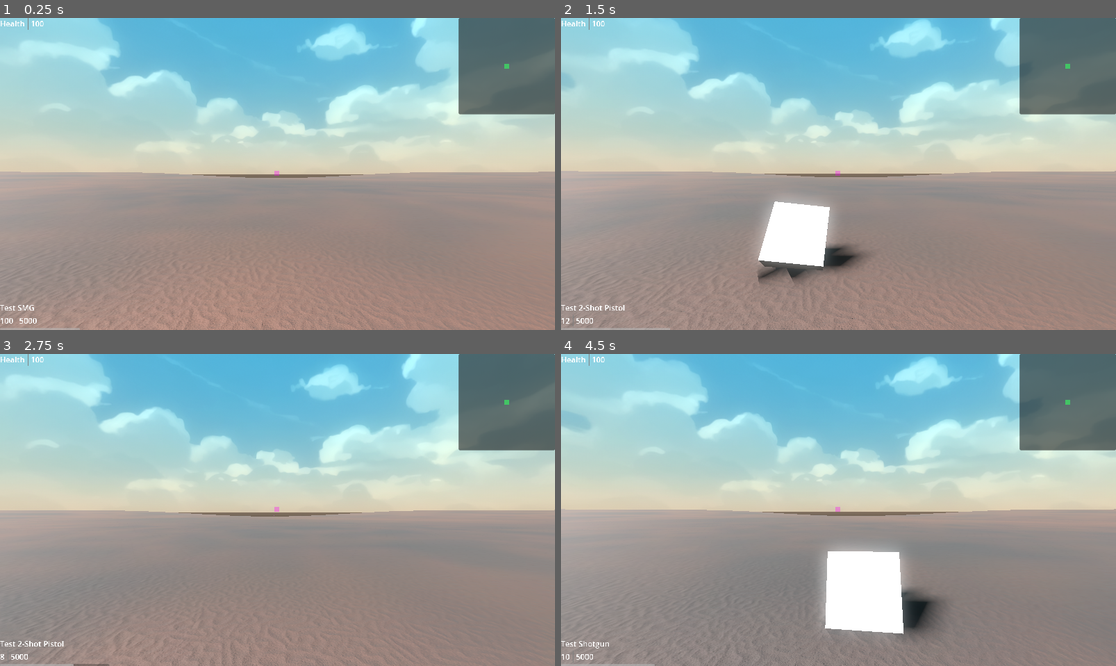
Above: before the commit, frames 1-4 (two rows, left to right).
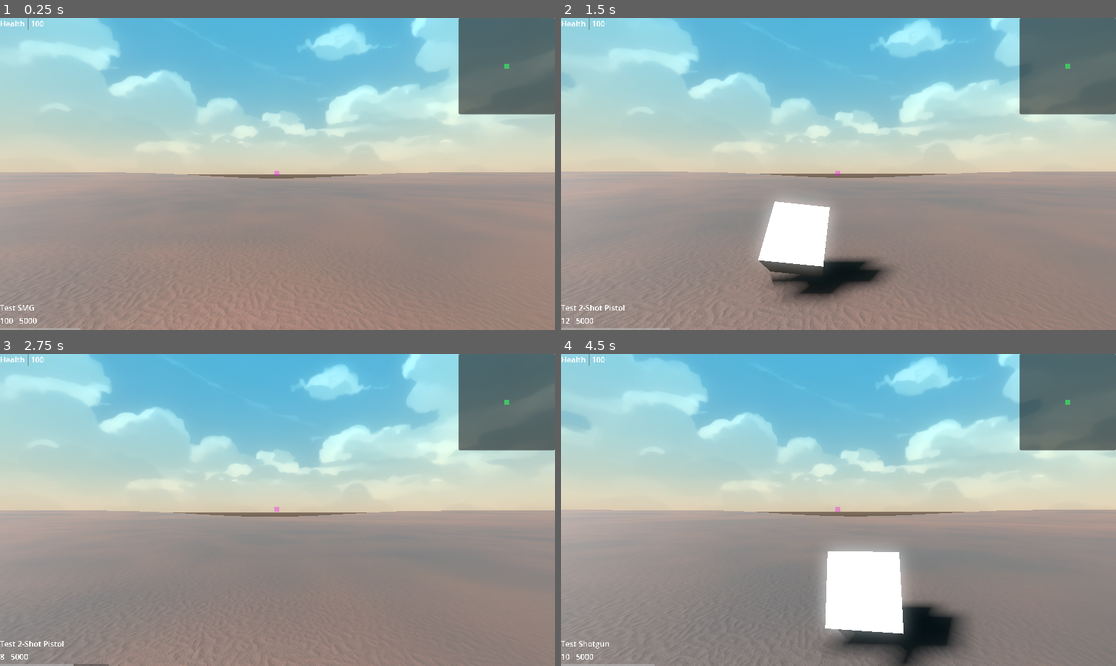
Above: after the commit, the same moments.

Repository: mabanana/FPS-Project-A
Game: Godot game, scene res://test_scene.tscn
Same seed, same stepped clock (60 frames per second), same inputs: the game is played once before the commit and once after it.
Inputs (mouse positions are in pixels of both pictures, inside the frame that each line leads up to):
- Up to frame 1 (0.25 s): no input
- Up to frame 2 (1.5 s): tap Enter (ui_accept) at 0.5, 0.77 s; move the mouse to (866, 174) at 0.52 s; hold Q (drop_equip) 0.53-1.28 s; hold Up (ui_up) from 0.53 s (still down); move the mouse to (810, 174) at 1.27 s; tap E (interact) at 1.35 s
- Up to frame 3 (2.75 s): keep holding Up (ui_up); tap Enter (ui_accept) at 1.52 s; move the mouse to (288, 503) at 2.02 s; press the mouse at (288, 503) at 2.03 s
- Up to frame 4 (4.5 s): keep holding Up (ui_up); move the mouse to (832, 516) at 2.77 s; release the mouse at (832, 516) at 2.78 s; right-click (832, 516) at 2.85 s; tap Enter (ui_accept) at 3.02, 3.77 s; move the mouse to (877, 513) at 3.52 s; hold Shift (sprint) 3.53-4.28 s; move the mouse to (794, 506) at 4.27 s; tap Q (drop_equip) at 4.35 s

The runs differ from the first frame. In frame 1, 0.9% of the frame differs, in the area x 0-100%, y 49-100%; in frame 2, 3.0%; in frame 3, 0.4%; in frame 4, 3.5%.

Commit message:
Add ground mesh collision

Diff:
--- a/test_scene.tscn
+++ b/test_scene.tscn
@@ -74,8 +74,8 @@
 subdivide_width = 60
 subdivide_depth = 60
 
-[sub_resource type="BoxMesh" id="BoxMesh_p2wnv"]
-size = Vector3(600, 2, 600)
+[sub_resource type="ConvexPolygonShape3D" id="ConvexPolygonShape3D_wku4y"]
+points = PackedVector3Array(304.762, 4.7619, 304.762, -304.762, -4.7619, -304.762, -304.762, 4.7619, -304.762, 304.762, -4.7619, -304.762, -304.762, -4.7619, 304.762, -304.762, 4.7619, 304.762, 304.762, 4.7619, -304.762, 304.762, -4.7619, 304.762)
 
 [sub_resource type="BoxShape3D" id="BoxShape3D_2j4ea"]
 size = Vector3(600, 2, 600)
@@ -157,15 +157,13 @@
 [node name="Ground" type="StaticBody3D" parent="Map"]
 
 [node name="MeshInstance3D" type="MeshInstance3D" parent="Map/Ground"]
-transform = Transform3D(1, 0, 0, 0, 1, 0, 0, 0, 1, 0, 3, 0)
+transform = Transform3D(1, 0, 0, 0, 1, 0, 0, 0, 1, 0, 2.5852, 0)
 mesh = SubResource("PlaneMesh_00lpn")
 skeleton = NodePath("../CollisionShape3D")
 
-[node name="MeshInstance3D2" type="MeshInstance3D" parent="Map/Ground"]
-transform = Transform3D(1, 0, 0, 0, 1, 0, 0, 0, 1, 0, 2, 0)
-visible = false
-mesh = SubResource("BoxMesh_p2wnv")
-skeleton = NodePath("../CollisionShape3D")
+[node name="CollisionShape3D2" type="CollisionShape3D" parent="Map/Ground"]
+transform = Transform3D(1, 0, 0, 0, 1, 0, 0, 0, 1, 0, -3.88914, 0)
+shape = SubResource("ConvexPolygonShape3D_wku4y")
 
 [node name="CollisionShape3D" type="CollisionShape3D" parent="Map/Ground"]
 transform = Transform3D(1, 0, 0, 0, 1, 0, 0, 0, 1, 0, 2, 0)
